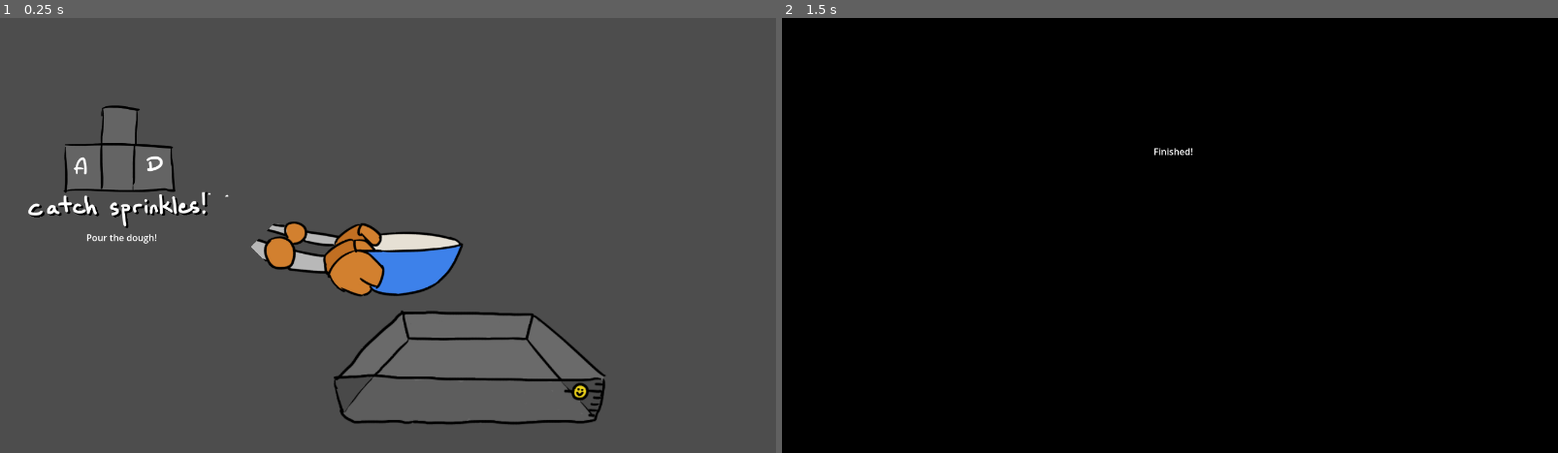
Above: before the commit, frames 1-2 (left to right).
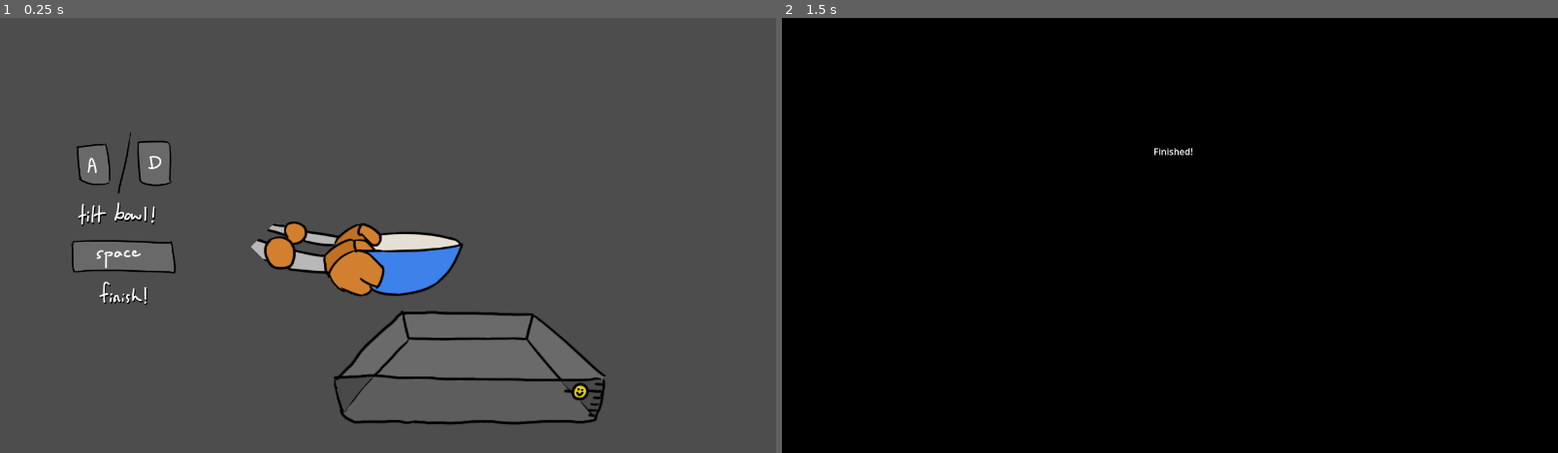
Above: after the commit, the same moments.

Repository: yanalex981/Tasty-Treads
Game: Godot game, scene res://Scenes/Microgames/PouringMicrogame.tscn
Same seed, same stepped clock (60 frames per second), same inputs: the game is played once before the commit and once after it. This scene is started directly instead of the project's main scene.
Inputs:
- Up to frame 1 (0.25 s): no input
- Up to frame 2 (1.5 s): tap Enter (ui_accept) at 0.5, 0.77, 1.25 s; hold D (right) 0.53-1.28 s; tap Space (interact) at 0.6, 1.35 s; hold S (down) from 1.28 s (still down)

The runs differ from the first frame. In frame 1, 2.3% of the frame differs, in the area x 3-30%, y 20-66%; in frame 2, nothing differs.

Commit message:
Added pouring game control sprites into game.

Diff:
--- a/Scenes/Microgames/PouringMicrogame.tscn
+++ b/Scenes/Microgames/PouringMicrogame.tscn
@@ -1,11 +1,12 @@
-[gd_scene load_steps=15 format=3 uid="uid://badf0t57p8bsf"]
+[gd_scene load_steps=16 format=3 uid="uid://badf0t57p8bsf"]
 
 [ext_resource type="Texture2D" uid="uid://bj24cn23qg3vx" path="res://Assets/Microgames/panSpritesheet.png" id="1_01hm0"]
 [ext_resource type="Script" path="res://Scripts/Microgames/Pouring/PouringMicrogame.gd" id="1_kepqs"]
 [ext_resource type="Texture2D" uid="uid://dg30wulqywn5p" path="res://Assets/Microgames/bowlPourTemp.png" id="2_m7gjw"]
 [ext_resource type="Script" path="res://Scripts/Microgames/Pouring/RobotBowl.gd" id="2_s1gy1"]
 [ext_resource type="Texture2D" uid="uid://cda1cgjmnyqyc" path="res://Assets/Microgames/doughPourTemp.png" id="3_itmyb"]
-[ext_resource type="Texture2D" uid="uid://bcv26d4pgyb82" path="res://Assets/Controls/catch_sprinkles.png" id="6_nll6b"]
+[ext_resource type="Texture2D" uid="uid://blass6nnakfqh" path="res://Assets/Controls/bowlPourPrompt.png" id="6_jgbwb"]
+[ext_resource type="Texture2D" uid="uid://be5go21ohbni7" path="res://Assets/Controls/bowlPourFinish.png" id="7_nvaui"]
 
 [sub_resource type="Animation" id="Animation_yr5nh"]
 length = 0.001
@@ -160,17 +161,13 @@
 metadata/_edit_lock_ = true
 
 [node name="Controls" type="Sprite2D" parent="UI"]
-position = Vector2(216, 264)
+position = Vector2(216, 280)
 scale = Vector2(0.66, 0.66)
-texture = ExtResource("6_nll6b")
-
-[node name="InstructionsLabel" type="Label" parent="UI"]
-layout_mode = 0
-offset_left = 152.0
-offset_top = 376.0
-offset_right = 296.0
-offset_bottom = 424.0
-text = "Pour the dough!"
+texture = ExtResource("6_jgbwb")
+
+[node name="Controls2" type="Sprite2D" parent="UI/Controls"]
+position = Vector2(0, 242.424)
+texture = ExtResource("7_nvaui")
 
 [node name="EndUI" type="Control" parent="UI"]
 visible = false
Binary file added: Assets/Controls/bowlPourFinish.png
Not shown, added: Assets/Controls/bowlPourFinish.png.import
Binary file added: Assets/Controls/bowlPourPrompt.png
Not shown, added: Assets/Controls/bowlPourPrompt.png.import
